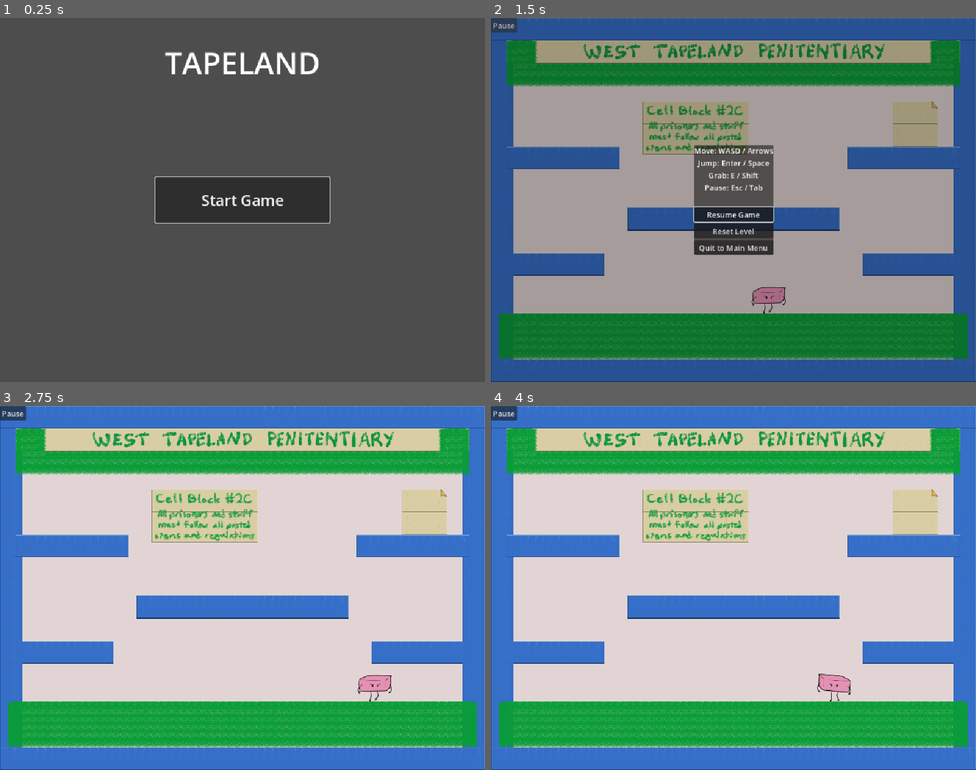
Above: before the commit, frames 1-4 (two rows, left to right).
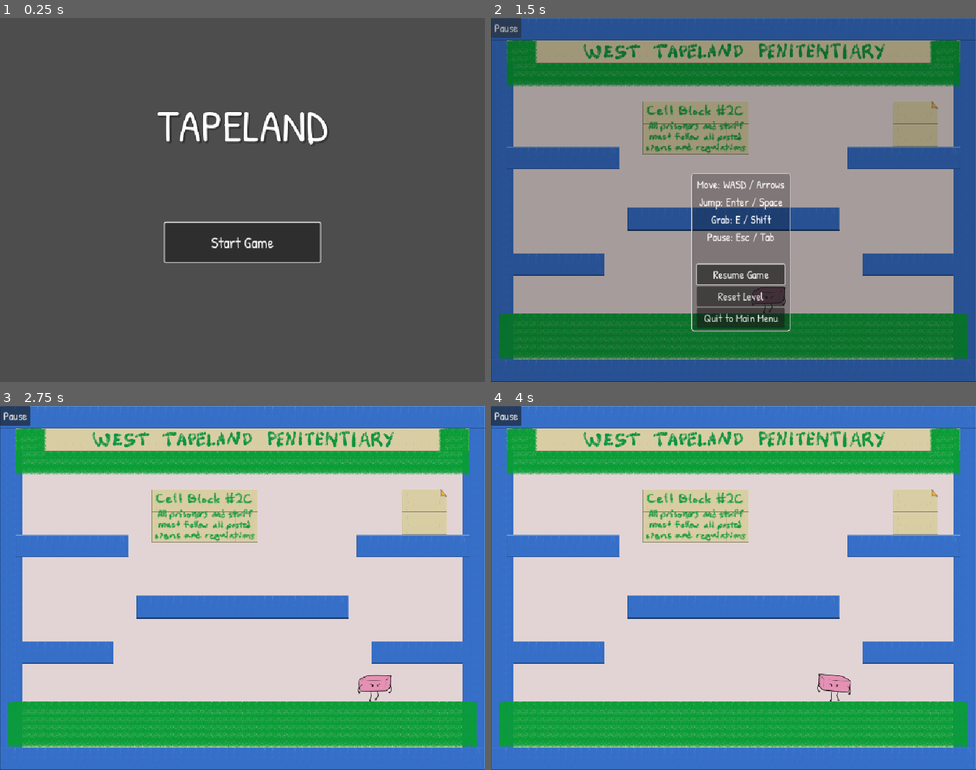
Above: after the commit, the same moments.

Repository: Fuzzlewuzzlekins/ggj-2026-mask
Game: Godot game, scene res://main.tscn
Two runs of this game, one before a commit and one after it. Both use one fixed random seed, a clock stepped at 60 frames per second and the inputs below.
Inputs:
- Up to frame 1 (0.25 s): no input
- Up to frame 2 (1.5 s): click "Start Game" at 0.5 s; click "Pause" at 1.25 s
- Up to frame 3 (2.75 s): click "Resume Game" at 2 s
- Up to frame 4 (4 s): hold Right (move_right) from 2.78 s (still down); tap Shift (grab) at 2.85, 3.6 s; tap Space (jump) at 3.02, 3.77 s

The runs differ from the first frame. In frame 1, 10% of the frame differs, in the area x 31-69%, y 9-68%; in frame 2, 9.9%; in frame 3, 0.2%; in frame 4, 0.2%.

Commit message:
Prettify menus with fonts and margins

Diff:
--- a/main.tscn
+++ b/main.tscn
@@ -1,6 +1,7 @@
-[gd_scene load_steps=2 format=3 uid="uid://bh1qwsnp1jxsx"]
+[gd_scene load_steps=3 format=3 uid="uid://bh1qwsnp1jxsx"]
 
 [ext_resource type="Script" uid="uid://g231i4237pl7" path="res://main.gd" id="1_ig7tw"]
+[ext_resource type="Theme" uid="uid://c2brsslwt3370" path="res://new_theme.tres" id="2_0xm2m"]
 
 [node name="Main" type="Node"]
 script = ExtResource("1_ig7tw")
@@ -10,26 +11,34 @@
 anchor_left = 0.5
 anchor_right = 0.5
 offset_left = -164.0
-offset_top = 50.0
+offset_top = 160.0
 offset_right = 164.0
-offset_bottom = 138.0
+offset_bottom = 248.0
 grow_horizontal = 2
-theme_override_font_sizes/font_size = 64
+theme = ExtResource("2_0xm2m")
+theme_override_colors/font_shadow_color = Color(0, 0, 0, 0.23529412)
+theme_override_colors/font_outline_color = Color(0, 0, 0, 1)
+theme_override_constants/shadow_offset_x = 3
+theme_override_constants/shadow_offset_y = 3
+theme_override_constants/outline_size = 3
+theme_override_constants/shadow_outline_size = 5
+theme_override_font_sizes/font_size = 96
 text = "TAPELAND"
 horizontal_alignment = 1
 
 [node name="NewGameButton" type="Button" parent="."]
-anchors_preset = 8
+anchors_preset = 7
 anchor_left = 0.5
-anchor_top = 0.5
+anchor_top = 1.0
 anchor_right = 0.5
-anchor_bottom = 0.5
-offset_left = -184.0
-offset_top = -48.0
-offset_right = 184.0
-offset_bottom = 48.0
+anchor_bottom = 1.0
+offset_left = -164.0
+offset_top = -336.0
+offset_right = 164.0
+offset_bottom = -253.0
 grow_horizontal = 2
-grow_vertical = 2
+grow_vertical = 0
+theme = ExtResource("2_0xm2m")
 theme_override_font_sizes/font_size = 32
 text = "Start Game"
 
--- /dev/null
+++ b/new_theme.tres
@@ -0,0 +1,25 @@
+[gd_resource type="Theme" load_steps=3 format=3 uid="uid://c2brsslwt3370"]
+
+[ext_resource type="FontFile" uid="uid://c0vscm68d1r1p" path="res://assets/fonts/PatrickHand-Regular.ttf" id="1_i7eh4"]
+
+[sub_resource type="StyleBoxFlat" id="StyleBoxFlat_amlv4"]
+bg_color = Color(0, 0, 0, 0.23529412)
+border_width_left = 2
+border_width_top = 2
+border_width_right = 2
+border_width_bottom = 2
+corner_radius_top_left = 5
+corner_radius_top_right = 5
+corner_radius_bottom_right = 5
+corner_radius_bottom_left = 5
+expand_margin_left = 10.0
+expand_margin_top = 5.0
+expand_margin_right = 10.0
+expand_margin_bottom = 5.0
+
+[resource]
+Button/font_sizes/font_size = 24
+Button/fonts/font = ExtResource("1_i7eh4")
+Label/font_sizes/font_size = 24
+Label/fonts/font = ExtResource("1_i7eh4")
+PanelContainer/styles/panel = SubResource("StyleBoxFlat_amlv4")
--- a/pause.tscn
+++ b/pause.tscn
@@ -1,6 +1,7 @@
-[gd_scene load_steps=6 format=3 uid="uid://dgdxk1rqqvko3"]
+[gd_scene load_steps=7 format=3 uid="uid://dgdxk1rqqvko3"]
 
 [ext_resource type="Script" uid="uid://cyjurxgihynak" path="res://pause.gd" id="1_45vjg"]
+[ext_resource type="Theme" uid="uid://c2brsslwt3370" path="res://new_theme.tres" id="2_aq7p1"]
 
 [sub_resource type="InputEventAction" id="InputEventAction_45vjg"]
 action = &"pause_game"
@@ -18,8 +19,9 @@
 script = ExtResource("1_45vjg")
 
 [node name="PauseButton" type="Button" parent="."]
-offset_right = 8.0
-offset_bottom = 8.0
+offset_right = 64.0
+offset_bottom = 42.0
+theme = ExtResource("2_aq7p1")
 shortcut = SubResource("Shortcut_aq7p1")
 text = "Pause"
 
@@ -30,6 +32,7 @@
 anchor_bottom = 1.0
 grow_horizontal = 2
 grow_vertical = 2
+theme = ExtResource("2_aq7p1")
 color = Color(0, 0, 0, 0.26666668)
 
 [node name="PanelContainer" type="PanelContainer" parent="PauseMenu"]
@@ -41,8 +44,8 @@
 anchor_bottom = 0.5
 offset_left = -77.0
 offset_top = -50.5
-offset_right = 77.0
-offset_bottom = 50.5
+offset_right = 108.0
+offset_bottom = 269.5
 grow_horizontal = 2
 grow_vertical = 2
 
Not shown, added: assets/fonts/OFL.txt
Binary file added: assets/fonts/PatrickHand-Regular.ttf
Not shown, added: assets/fonts/PatrickHand-Regular.ttf.import
Binary file added: assets/fonts/PatrickHandSC-Regular.ttf
Not shown, added: assets/fonts/PatrickHandSC-Regular.ttf.import
